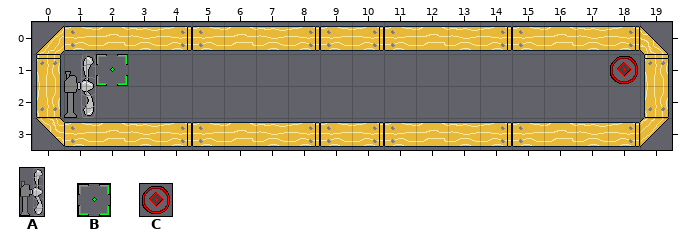
Two versions of a level (Tiled map, android/assets/maps/level0.tmx). The picture above was drawn from the file before the commit.
Cells are 32x32 px. Shown: x 0..19, y 0..3.
Key: from "objects": A 1 "fan_0", B 3 "spawn", C 4 "exit".
Objects are placed by their top-left corner, in cells (3,4 is the top-left corner of cell 3,4); size is 1x1 cell unless given.
Layers that did not change in this view are not listed.
Objects on layer "objects" before:
B "spawn" at 2,1
C "exit" at 18,1
A "fan" at 1,1 size 1x2
The result:
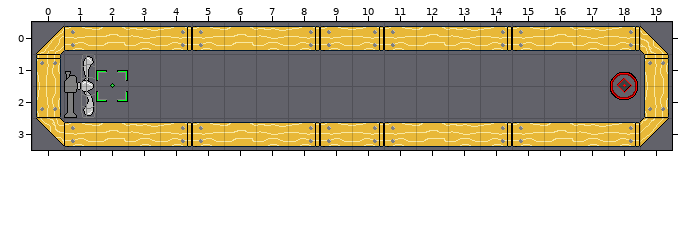
Log entry: Add exit graphic and fixup tile positions from maps
Changes in this commit:
{"where": "layer \"objects\""}
{"was": "B \"spawn\" at 2,1", "now": "B \"spawn\" at 2,1.5"}
{"was": "C \"exit\" at 18,1", "now": "C \"exit\" at 18,1.5"}
